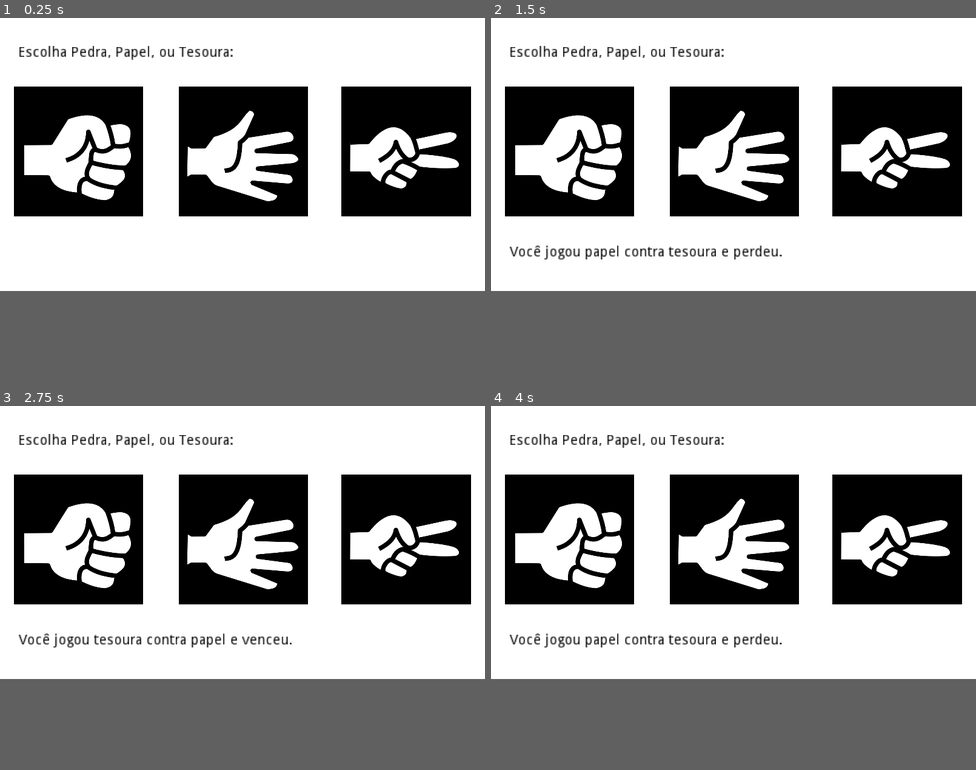
Above: before the commit, frames 1-4 (two rows, left to right).
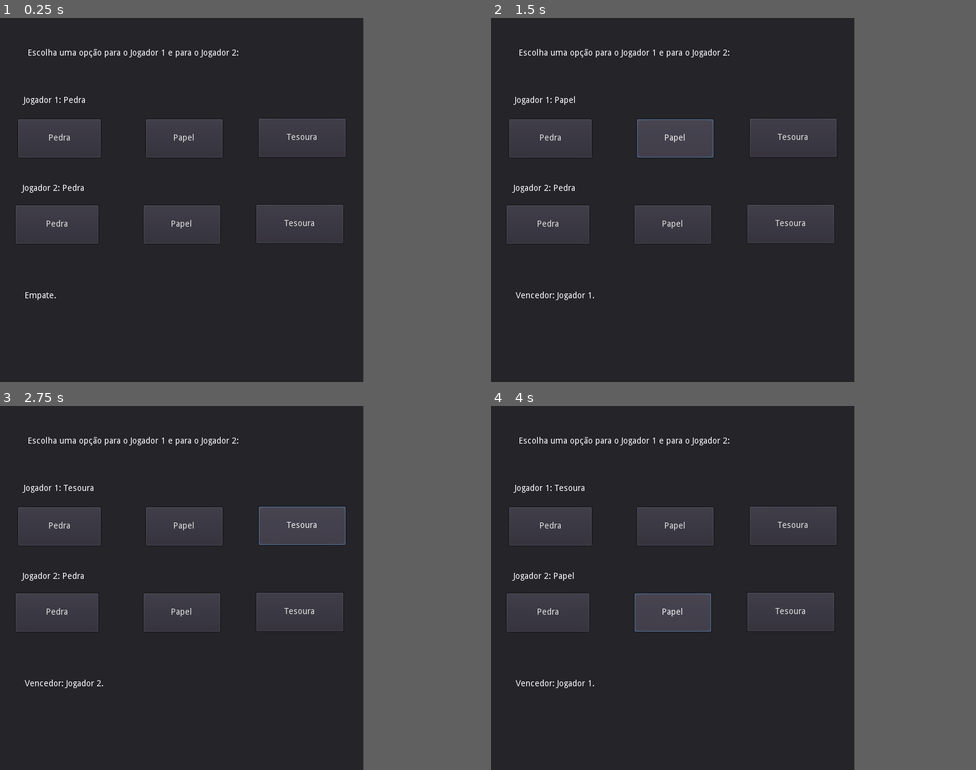
Above: after the commit, the same moments.

Repository: GamuxUnicamp/PedraPapelTesoura
Game: Godot game, scene res://Main.tscn
Two runs of this game, one before a commit and one after it. Both use one fixed random seed, a clock stepped at 60 frames per second and the inputs below.
Inputs (mouse positions are in pixels of both pictures, inside the frame that each line leads up to):
- Up to frame 1 (0.25 s): no input
- Up to frame 2 (1.5 s): click (568, 109) at 0.5 s, where only the run after the commit has a clickable "Pedra"; click (738, 109) at 1.25 s, where only the run after the commit has a clickable "Papel"
- Up to frame 3 (2.75 s): click (402, 497) at 2 s, where only the run after the commit has a clickable "Tesoura"
- Up to frame 4 (4 s): click (568, 562) at 2.75 s, where only the run after the commit has a clickable "Pedra"; click (733, 562) at 3.5 s, where only the run after the commit has a clickable "Papel"
The window is 800x450 before the commit and 600x600 after it. Grey fills any space a smaller window leaves; there, only what the larger window draws over its background counts as a difference.

The runs differ from the first frame. In frame 1, 62% of the frame differs, in the area x 0-98%, y 0-100%; in frame 2, 62%; in frame 3, 62%; in frame 4, 62%.

Commit message:
Refazendo tudo pra ficar mais fácil

Diff:
--- a/Main.gd
+++ b/Main.gd
@@ -1,42 +1,75 @@
-extends Node2D
+extends Control
 
-onready var botao_pedra = $BotaoPedra
-onready var botao_papel = $BotaoPapel
-onready var botao_tesoura = $BotaoTesoura
-#onready var label_1 = $Label1
-onready var label_2 = $Label2
+var escolha_jogador_1 = 0 # 0 é pedra, 1 é papel, 2 é tesoura
+var escolha_jogador_2 = 0
 
-func _ready():
-	botao_pedra.connect("button_down", self, "jogar",[0])
-	botao_papel.connect("button_down", self, "jogar",[1])
-	botao_tesoura.connect("button_down", self, "jogar",[2])
+func _ready(): #Chamado no inicio do programa
+	# Conectando botões a funções
+	$BotaoPedra1.connect("button_down", self, "botao_pedra_1_down")
+	$BotaoPapel1.connect("button_down", self, "botao_papel_1_down")
+	$BotaoTesoura1.connect("button_down", self, "botao_tesoura_1_down")
+	$BotaoPedra2.connect("button_down", self, "botao_pedra_2_down")
+	$BotaoPapel2.connect("button_down", self, "botao_papel_2_down")
+	$BotaoTesoura2.connect("button_down", self, "botao_tesoura_2_down")
+
+func botao_pedra_1_down():
+	escolha_jogador_1 = 0
+
+func botao_papel_1_down():
+	escolha_jogador_1 = 1
+
+func botao_tesoura_1_down():
+	escolha_jogador_1 = 2
+
+func botao_pedra_2_down():
+	escolha_jogador_2 = 0
+
+func botao_papel_2_down():
+	escolha_jogador_2 = 1
+
+func botao_tesoura_2_down():
+	escolha_jogador_2 = 2
 
 
-func jogar(escolha_jogador):
-	randomize()
-	var escolha_cpu = randi()%3 #valor aleatório de 0 a 2
-	match escolha_jogador:
-		0: #jogador escolheu pedra
-			match escolha_cpu:
+func _process(delta): #Chamado a cada frame
+	#Atualizar o texto do jogador 1
+	if escolha_jogador_1 == 0:
+		$LabelJogador1.text = "Jogador 1: Pedra"
+	elif escolha_jogador_1 == 1:
+		$LabelJogador1.text = "Jogador 1: Papel"
+	else:
+		$LabelJogador1.text = "Jogador 1: Tesoura"
+	#Atualizar o texto do jogador 2
+	match escolha_jogador_2:
+		0:
+			$LabelJogador2.text = "Jogador 2: Pedra"
+		1:
+			$LabelJogador2.text = "Jogador 2: Papel"
+		2:
+			$LabelJogador2.text = "Jogador 2: Tesoura"
+	#Atualizar texto do vencedor
+	match escolha_jogador_1:
+		0: #jogador 1 escolheu pedra
+			match escolha_jogador_2:
+				0: #jogador 2 escolheu pedra
+					$LabelVencedor.text = "Empate."
+				1: #cpu escolheu papel
+					$LabelVencedor.text = "Vencedor: Jogador 1."
+				2: #cpu escolheu tesoura
+					$LabelVencedor.text = "Vencedor: Jogador 2."
+		1: #jogador 1 escolheu papel
+			match escolha_jogador_2:
 				0: #cpu escolheu pedra
-					label_2.text = "Você jogou pedra contra pedra e empatou."
+					$LabelVencedor.text = "Vencedor: Jogador 1."
 				1: #cpu escolheu papel
-					label_2.text = "Você jogou pedra contra papel e perdeu."
+					$LabelVencedor.text = "Empate."
 				2: #cpu escolheu tesoura
-					label_2.text = "Você jogou pedra contra tesoura e ganhou."
-		1: #jogador escolheu papel
-			match escolha_cpu:
+					$LabelVencedor.text = "Vencedor: Jogador 2."
+		2: #jogador 1 escolheu tesoura
+			match escolha_jogador_2:
 				0: #cpu escolheu pedra
-					label_2.text = "Você jogou papel contra pedra e ganhou."
+					$LabelVencedor.text = "Vencedor: Jogador 2."
 				1: #cpu escolheu papel
-					label_2.text = "Você jogou papel contra papel e empatou."
+					$LabelVencedor.text = "Vencedor: Jogador 1."
 				2: #cpu escolheu tesoura
-					label_2.text = "Você jogou papel contra tesoura e perdeu."
-		2: #jogador escolheu tesoura
-			match escolha_cpu:
-				0: #cpu escolheu pedra
-					label_2.text = "Você jogou tesoura contra pedra perdeu."
-				1: #cpu escolheu papel
-					label_2.text = "Você jogou tesoura contra papel e venceu."
-				2: #cpu escolheu tesoura
-					label_2.text = "Você jogou tesoura contra tesoura e empatou."
+					$LabelVencedor.text = "Empate."
--- a/Main.tscn
+++ b/Main.tscn
@@ -1,74 +1,116 @@
-[gd_scene load_steps=9 format=2]
+[gd_scene load_steps=2 format=2]
 
-[ext_resource path="res://media/tesoura.png" type="Texture" id=1]
-[ext_resource path="res://media/papel.png" type="Texture" id=2]
-[ext_resource path="res://media/fundo_branco.png" type="Texture" id=3]
-[ext_resource path="res://media/pedra.png" type="Texture" id=4]
 [ext_resource path="res://Main.gd" type="Script" id=5]
-[ext_resource path="res://media/pedra_clique.png" type="Texture" id=6]
-[ext_resource path="res://media/papel_clique.png" type="Texture" id=7]
-[ext_resource path="res://media/tesoura_clique.png" type="Texture" id=8]
 
-[node name="Main" type="Node2D"]
+[node name="Main" type="Control"]
 script = ExtResource( 5 )
-
-[node name="Fundo" type="Sprite" parent="."]
-scale = Vector2( 1920, 1080 )
-texture = ExtResource( 3 )
-centered = false
-
-[node name="BotaoPedra" type="TextureButton" parent="."]
-margin_left = 55.1075
-margin_top = 271.66
-margin_right = 567.108
-margin_bottom = 783.66
-texture_normal = ExtResource( 4 )
-texture_pressed = ExtResource( 6 )
 __meta__ = {
 "_edit_use_anchors_": false
 }
 
-[node name="BotaoPapel" type="TextureButton" parent="."]
-margin_left = 707.287
-margin_top = 271.53
-margin_right = 1219.29
-margin_bottom = 783.53
-texture_normal = ExtResource( 2 )
-texture_pressed = ExtResource( 7 )
+[node name="Panel" type="Panel" parent="."]
+margin_right = 599.0
+margin_bottom = 603.0
 __meta__ = {
 "_edit_use_anchors_": false
 }
 
-[node name="BotaoTesoura" type="TextureButton" parent="."]
-margin_left = 1352.19
-margin_top = 271.99
-margin_right = 1864.19
-margin_bottom = 783.99
-texture_normal = ExtResource( 1 )
-texture_pressed = ExtResource( 8 )
+[node name="BotaoPedra1" type="Button" parent="."]
+margin_left = 29.6588
+margin_top = 166.568
+margin_right = 165.659
+margin_bottom = 229.568
+text = "Pedra"
 __meta__ = {
 "_edit_use_anchors_": false
 }
 
-[node name="Label1" type="Label" parent="."]
-modulate = Color( 0, 0, 0, 1 )
-margin_left = 73.311
-margin_top = 109.908
-margin_right = 286.311
-margin_bottom = 123.908
-rect_scale = Vector2( 4, 4 )
-text = "Escolha Pedra, Papel, ou Tesoura:"
+[node name="BotaoPapel1" type="Button" parent="."]
+margin_left = 240.932
+margin_top = 166.955
+margin_right = 366.932
+margin_bottom = 229.955
+text = "Papel"
 __meta__ = {
 "_edit_use_anchors_": false
 }
 
-[node name="Label2" type="Label" parent="."]
-modulate = Color( 0, 0, 0, 1 )
-margin_left = 74.8748
-margin_top = 900.216
-margin_right = 287.875
-margin_bottom = 914.216
-rect_scale = Vector2( 4, 4 )
+[node name="BotaoTesoura1" type="Button" parent="."]
+margin_left = 426.659
+margin_top = 166.0
+margin_right = 569.659
+margin_bottom = 229.0
+text = "Tesoura"
 __meta__ = {
 "_edit_use_anchors_": false
 }
+
+[node name="BotaoPedra2" type="Button" parent="."]
+margin_left = 25.6588
+margin_top = 308.568
+margin_right = 161.659
+margin_bottom = 371.568
+text = "Pedra"
+__meta__ = {
+"_edit_use_anchors_": false
+}
+
+[node name="BotaoPapel2" type="Button" parent="."]
+margin_left = 236.932
+margin_top = 308.955
+margin_right = 362.932
+margin_bottom = 371.955
+text = "Papel"
+__meta__ = {
+"_edit_use_anchors_": false
+}
+
+[node name="BotaoTesoura2" type="Button" parent="."]
+margin_left = 422.659
+margin_top = 308.0
+margin_right = 565.659
+margin_bottom = 371.0
+text = "Tesoura"
+__meta__ = {
+"_edit_use_anchors_": false
+}
+
+[node name="LabelEscolha" type="Label" parent="."]
+margin_left = 45.5717
+margin_top = 51.3674
+margin_right = 123.572
+margin_bottom = 65.3674
+text = "Escolha uma opção para o Jogador 1 e para o Jogador 2:"
+__meta__ = {
+"_edit_use_anchors_": false
+}
+
+[node name="LabelJogador1" type="Label" parent="."]
+margin_left = 39.0
+margin_top = 129.0
+margin_right = 101.0
+margin_bottom = 143.0
+text = "Jogador 1: "
+__meta__ = {
+"_edit_use_anchors_": false
+}
+
+[node name="LabelJogador2" type="Label" parent="."]
+margin_left = 37.0
+margin_top = 274.0
+margin_right = 99.0
+margin_bottom = 288.0
+text = "Jogador 2: "
+__meta__ = {
+"_edit_use_anchors_": false
+}
+
+[node name="LabelVencedor" type="Label" parent="."]
+margin_left = 41.0
+margin_top = 451.0
+margin_right = 105.0
+margin_bottom = 465.0
+text = "Vencedor:"
+__meta__ = {
+"_edit_use_anchors_": false
+}
--- a/project.godot
+++ b/project.godot
@@ -16,10 +16,8 @@
 
 [display]
 
-window/size/width=1920
-window/size/height=1080
-window/size/test_width=768
-window/size/test_height=432
+window/size/width=600
+window/size/resizable=false
 window/stretch/mode="2d"
 window/stretch/aspect="keep"
 
Binary file removed: media/fundo_branco.png
Not shown, removed: media/fundo_branco.png.import
Binary file removed: media/papel.png
Not shown, removed: media/papel.png.import
Binary file removed: media/papel_clique.png
Not shown, removed: media/papel_clique.png.import
Binary file removed: media/pedra.png
Not shown, removed: media/pedra.png.import
Binary file removed: media/pedra_clique.png
Not shown, removed: media/pedra_clique.png.import
Binary file removed: media/tesoura.png
Not shown, removed: media/tesoura.png.import
(and 2 more such lines)
